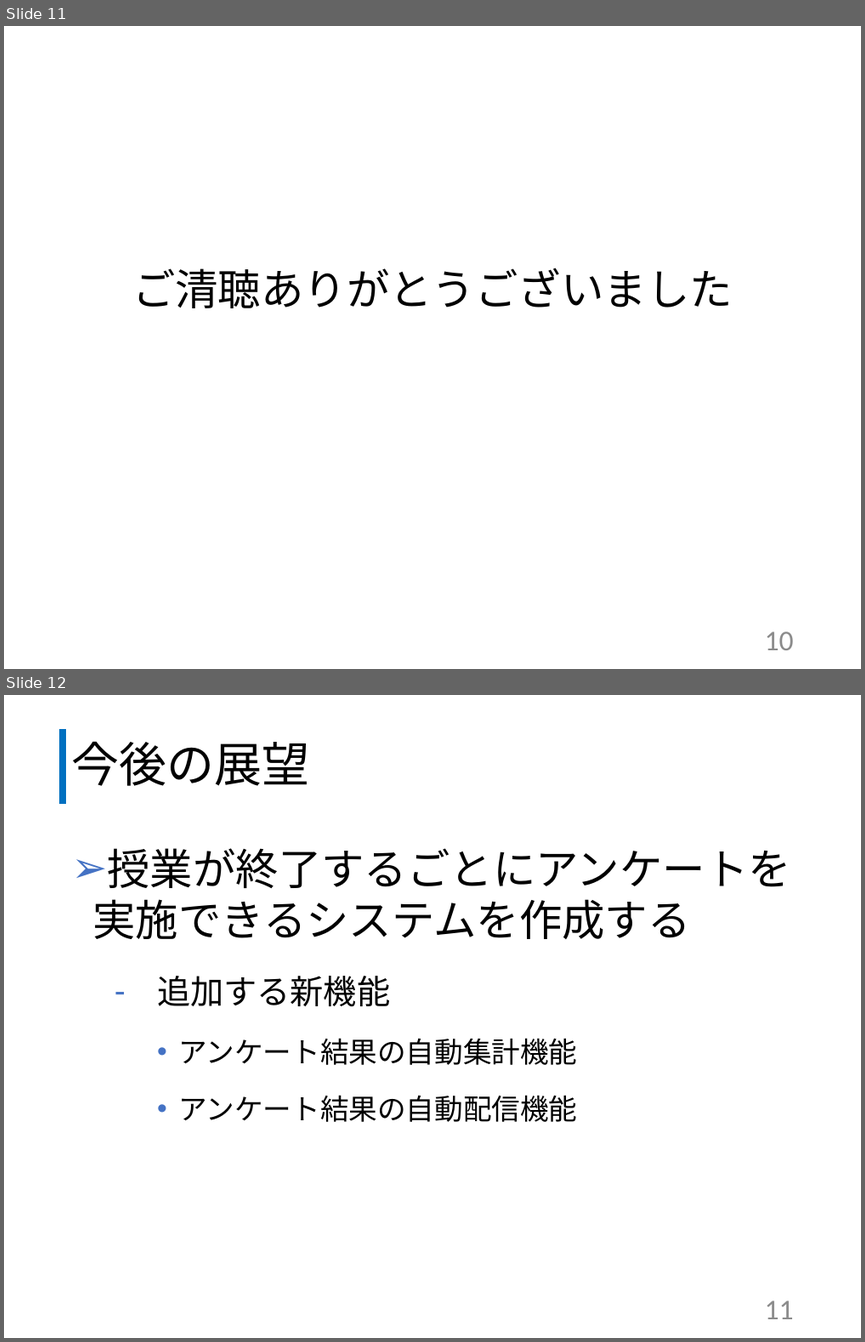
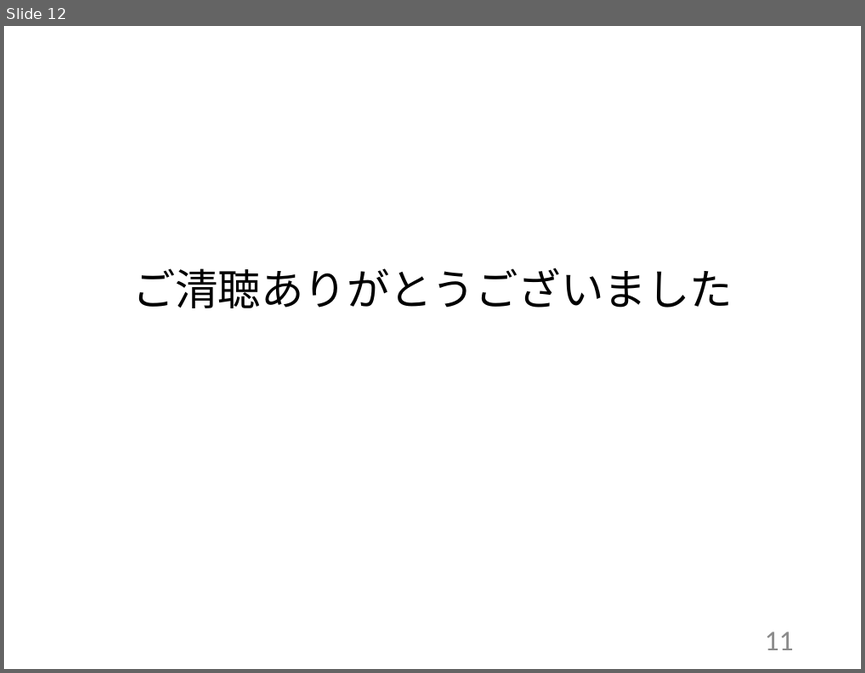
Before and after one commit to kazuwo/kosen-graduation-thesis, a slide deck: 卒業研究発表スライド.pptx. Shown one above the other, each under a label of ours: slides 11 and 12 before the commit, slide 12 after it. The pictures are 865x1342 and 865x673 pixels, drawn with LibreOffice and Linux fonts; fonts in the diff are those of the drawing. Boxes give left, top, right and bottom in pixels: in the first picture for what was removed or moved away, otherwise in the second. Text is boxed around its words. In the diff, an @@ line names an element or a change of style, - is before the commit and + after.

```diff
--- a/卒業研究発表スライド.pptx
+++ b/卒業研究発表スライド.pptx
@@ slide 12 removed at (4, 695, 861, 1338), background #FFFFFF @@
@@ line removed from (64, 804) to (64, 729) @@
@@ title removed at (71, 741, 309, 786) @@
-今後の展望
@@ text removed at (93, 848, 791, 1122) @@
-➢ 授業が終了するごとにアンケートを実施できるシステムを作成する
-  – 追加する新機能
-    • アンケート結果の自動集計機能
-    • アンケート結果の自動配信機能
@@ page number removed at (765, 1300, 794, 1319) @@
-11
@@ what was slide 11 is now slide 12 @@
@@ page number at (765, 631, 794, 650): text changed @@
-10
+11
```
Also in this commit, not shown: 6 slides changed, 3 slides added, 8 other slides removed, 1 other file.
